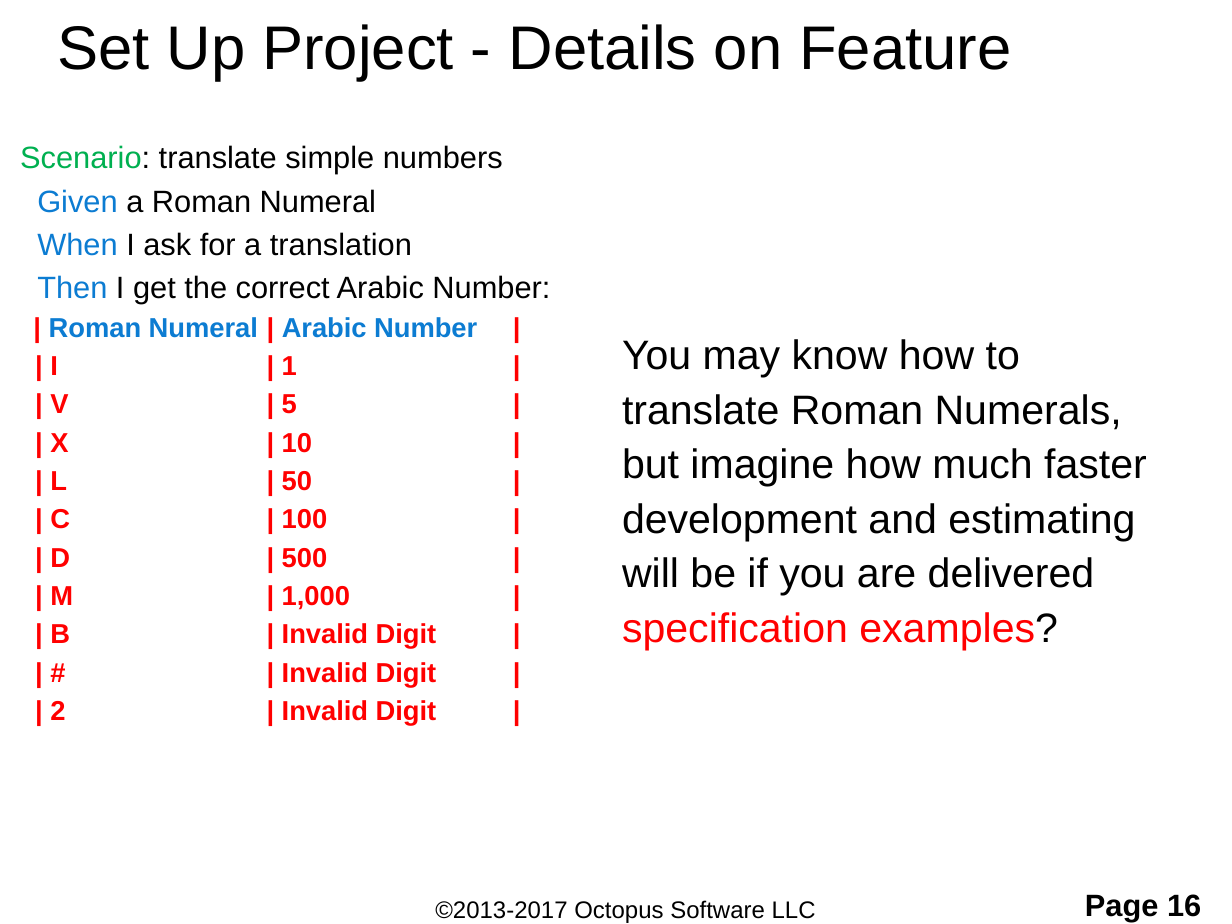
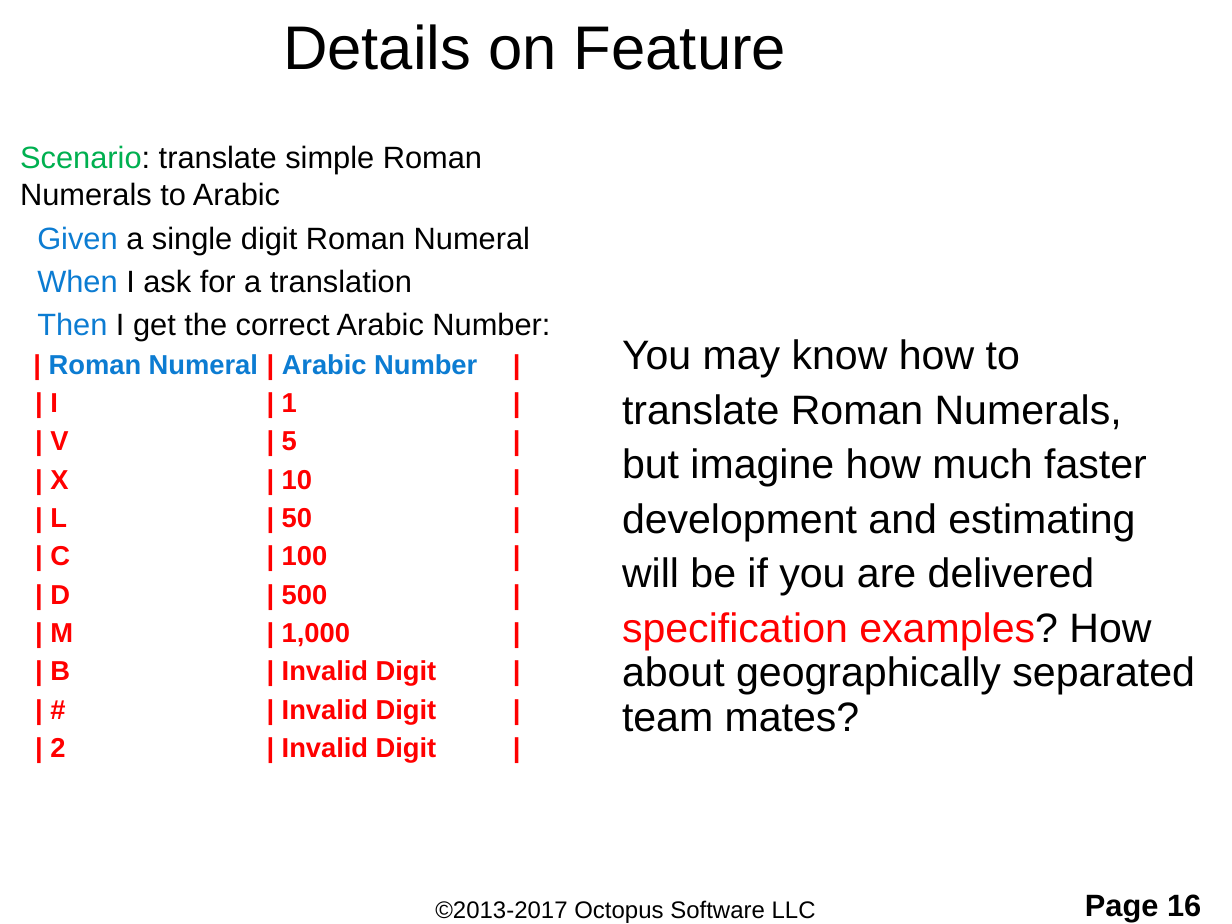
Before and after one commit to ShaneOctopus/RomanConversionStarting, a slide deck: slide 16 of workingFiles/TDD and BDD.pptx. Drawn at 1232x924 pixels with LibreOffice and Linux fonts; fonts in the diff are those of the drawing; background and template pictures are left out. Boxes give left, top, right and bottom in pixels: in the first picture for what was removed or moved away, otherwise in the second. Text is boxed around its words. In the diff, an @@ line names an element or a change of style, - is before the commit and + after.

```diff
--- a/workingFiles/TDD and BDD.pptx
+++ b/workingFiles/TDD and BDD.pptx
@@ title at box(283, 24, 786, 70): text changed @@
-Set Up Project - Details on Feature
+Details on Feature
@@ text at box(20, 145, 530, 254): text changed @@
-Scenario: translate simple numbers
-Given a Roman Numeral
+Scenario: translate simple Roman Numerals to Arabic
+Given a single digit Roman Numeral
@@ text at box(622, 612, 1195, 732): text changed; text colour #FF0000 to #000000 @@
-specification examples?
+specification examples? How about geographically separated team mates?
```
Also in this commit, not shown: 16 other slides changed, 1 slide added, 2 other files.
